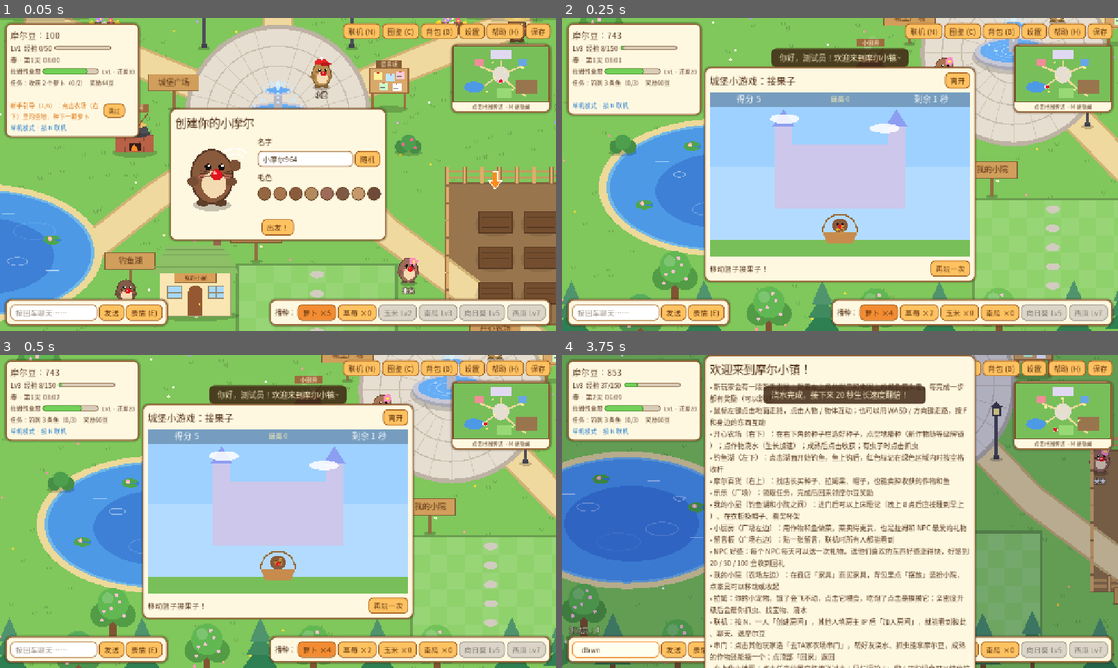
Above: before the commit, frames 1-4 (two rows, left to right).
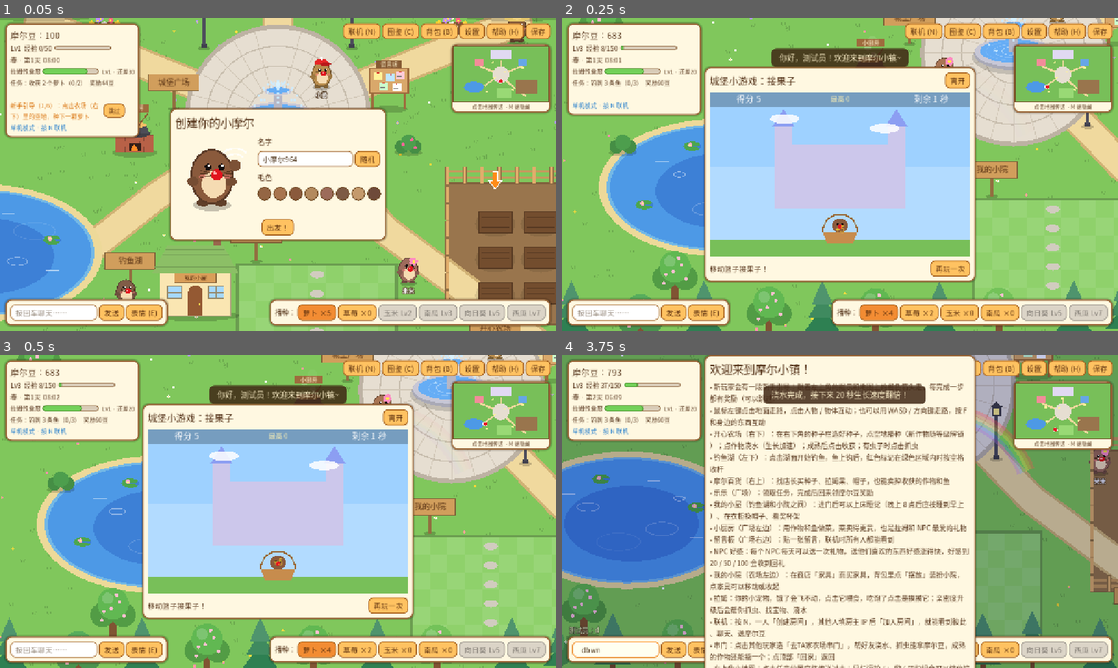
Above: after the commit, the same moments.

Repository: wangchaozhi/mole-town
Game: Godot game, scene res://tests/smoke_test.tscn
The game is run twice, just before and just after one commit, with the same random seed, the same clock (stepped at 60 frames per second) and the same inputs. This scene is started directly instead of the project's main scene.
Inputs (mouse positions are in pixels of both pictures, inside the frame that each line leads up to):
- Up to frame 1 (0.05 s): no input
- Up to frame 2 (0.25 s): no input
- Up to frame 3 (0.5 s): no input
- Up to frame 4 (3.75 s): click "保存" at 0.5 s; tap Enter at 1.25, 1.35 s; move the mouse to (1062, 411) at 1.27 s; hold D 1.28-2.03 s; click (1062, 411) at 1.42 s; tap Space at 1.52, 1.82, 2.27, 2.57 s; move the mouse to (728, 527) at 2.02 s; hold S 2.03-2.78 s; tap Keypad Enter at 2.1 s; move the mouse to (895, 442) at 2.77 s; hold D 2.78-3.53 s; tap B at 2.85 s; move the mouse to (812, 574) at 3.52 s; hold W from 3.53 s (still down); tap N at 3.6 s; click (812, 574) at 3.67 s

Frame 1 is identical in both runs. In frame 2, less than 0.1% of the frame differs, in the area x 8-10%, y 4-7%; in frame 3, less than 0.1%; in frame 4, 0.6%, in the area x 8-85%, y 4-39%.

Commit message:
新增拉姆饰品和雨后彩虹
- 拉姆饰品：蝴蝶结、小眼镜、小围巾，在摩尔百货「拉姆用品」购买，再点一次可以摘下
- 小屋衣柜新增「给拉姆换饰品」；饰品随存档保存并联机同步，好友的拉姆也会戴着
- 雨停后（白天、非冬季）天空淡入一道彩虹，25 秒后淡出，屋里看不到
- 冒烟测试加入饰品检查

Co-Authored-By: Claude Opus 5.5 <noreply@anthropic.com>

Diff:
--- a/scripts/game_state.gd
+++ b/scripts/game_state.gd
@@ -265,7 +265,7 @@
 	get_tree().call_group("plots", "store_state")
 	var data := {
 		"beans": beans, "inventory": inventory, "selected_seed": selected_seed,
-		"hat": hat, "owned_hats": owned_hats, "lahm_hunger": lahm_hunger, "lahm_exp": lahm_exp, "player_exp": player_exp, "player_level": player_level, "lahm_level": lahm_level,
+		"hat": hat, "owned_hats": owned_hats, "lahm_acc": lahm_acc, "owned_lahm_accs": owned_lahm_accs, "lahm_hunger": lahm_hunger, "lahm_exp": lahm_exp, "player_exp": player_exp, "player_level": player_level, "lahm_level": lahm_level,
 		"day": day, "minutes": minutes, "quest": quest, "quests_done": quests_done, "help_today": help_today, "tutorial_step" …(342 unchanged characters)…
 		"player_name": player_name, "body_color": body_color,
 		"plots": plots, "home": home, "board": board, "npc_affinity": npc_affinity, "npc_gift_day": npc_gift_day, "saved_at": Time.get_unix_time_from_system(),
@@ -292,6 +292,10 @@
 	selected_seed = str(data.get("selected_seed", "carrot"))
 	hat = str(data.get("hat", "none"))
 	owned_hats = data.get("owned_hats", ["none"])
+	lahm_acc = str(data.get("lahm_acc", "none"))
+	owned_lahm_accs = data.get("owned_lahm_accs", ["none"])
+	if not LAHM_ACCS.has(lahm_acc):
+		lahm_acc = "none"
 	lahm_hunger = float(data.get("lahm_hunger", 80.0))
 	lahm_exp = int(data.get("lahm_exp", 0))
 	player_exp = int(data.get("player_exp", 0))
@@ -450,6 +454,8 @@
 	selected_seed = "carrot"
 	hat = "none"
 	owned_hats = ["none"]
+	lahm_acc = "none"
+	owned_lahm_accs = ["none"]
 	lahm_hunger = 80.0
 	lahm_exp = 0
 	lahm_level = 1
@@ -1018,3 +1024,24 @@
 func skip_tutorial() -> void:
 	tutorial_step = -1
 	tutorial_changed.emit()
+
+
+# ---------- 拉姆饰品 ----------
+
+const LAHM_ACCS := {
+	"none": {"name": "不戴饰品", "price": 0},
+	"bow": {"name": "蝴蝶结", "price": 60},
+	"glasses": {"name": "小眼镜", "price": 90},
+	"scarf": {"name": "小围巾", "price": 120},
+}
+
+signal lahm_acc_changed
+
+var lahm_acc := "none"
+var owned_lahm_accs: Array = ["none"]
+
+
+func set_lahm_acc(id: String) -> void:
+	lahm_acc = id
+	lahm_acc_changed.emit()
+	Net.send_info()
--- a/scripts/lahm.gd
+++ b/scripts/lahm.gd
@@ -12,6 +12,7 @@
 var name_label: Label
 var is_remote := false  # 其他玩家的拉姆：只跟随、不能喂
 var level := 1  # 远程拉姆的等级由网络同步；自己的拉姆读 GameState
+var acc := "none"  # 远程拉姆的饰品；自己的拉姆读 GameState.lahm_acc
 var pet_cooldown := 0.0
 var task_plot = null  # 正在去帮忙的农田
 var task_kind := ""
@@ -235,7 +236,30 @@
 		var b := c + Vector2(6 * facing, -r + 2)
 		draw_colored_polygon(PackedVector2Array([b + Vector2(-8, 1), b + Vector2(8, 1), b + Vector2(9, -9),
 			b + Vector2(4, -4), b + Vector2(0, -11), b + Vector2(-4, -4), b + Vector2(-9, -9)]), Color(1, 0.82, 0.15))
+	_draw_acc(c, r, ex)
 	if hungry and fmod(t, 2.0) < 1.3:
 		D.text(self, c + Vector2(0, -48), "饿…", 16, Color(0.6, 0.2, 0.3))
 	for h in hearts:
 		D.heart(self, h[0], 6.0, Color(1, 0.3, 0.45, clampf(h[1], 0.0, 1.0)))
+
+
+func _draw_acc(c: Vector2, r: float, ex: float) -> void:
+	match acc if is_remote else GameState.lahm_acc:
+		"bow":
+			var b := c + Vector2(r * 0.55, -r * 0.75)
+			draw_colored_polygon(PackedVector2Array([b, b + Vector2(-10, -7), b + Vector2(-10, 7)]), Color(0.95, 0.25, 0.45))
+			draw_colored_polygon(PackedVector2Array([b, b + Vector2(10, -7), b + Vector2(10, 7)]), Color(0.95, 0.25, 0.45))
+			draw_circle(b, 3.0, Color(1, 0.5, 0.65))
+		"glasses":
+			var col := Color(0.2, 0.15, 0.2)
+			for sx in [-6.0, 6.0]:
+				draw_arc(c + Vector2(sx + ex, -3), 6.0, 0.0, TAU, 14, col, 1.5)
+			draw_line(c + Vector2(-1 + ex, -3), c + Vector2(1 + ex, -3), col, 1.5)
+		"scarf":
+			var s := Color(0.3, 0.55, 0.95)
+			var band := PackedVector2Array()
+			for i in 9:
+				var a := PI * 0.15 + PI * 0.7 * i / 8.0
+				band.append(c + Vector2(cos(a) * (r + 1), sin(a) * (r * 0.45) + r * 0.35))
+			draw_polyline(band, s, 6.0)
+			draw_colored_polygon(PackedVector2Array([c + Vector2(-r * 0.4, r * 0.7), c + Vector2(-r * 0.1, r * 0.75), c + Vector2(-r * 0.3, r * 1.35), c + Vector2(-r * 0.6, r * 1.3)]), s.darkened(0.15))
--- a/scripts/main.gd
+++ b/scripts/main.gd
@@ -264,6 +264,7 @@
 		remotes[id].apply_info(info)
 		if is_instance_valid(remotes[id].lahm):
 			remotes[id].lahm.level = int(info["lahm"])
+			remotes[id].lahm.acc = str(info["lacc"])
 	for id in remotes.keys():
 		if not Net.players.has(id) or id == me:
 			if Net.players.size() > 0:
@@ -693,6 +694,7 @@
 			var opts: Array = []
 			for h in GameState.owned_hats:
 				opts.append([GameState.HATS[h]["name"], _wear_hat.bind(h)])
+			opts.append(["给拉姆换饰品", _lahm_wardrobe])
 			opts.append(["关上衣柜", ui._noop])
 			ui.show_dialog("衣柜", "今天戴哪顶帽子？（新帽子可以在摩尔百货买）", opts)
 		"shelf":
@@ -732,3 +734,11 @@
 		GameState.input_locked = false
 		GameState.toast.emit("睡了个好觉！现在是早上 6 点")
 		Sfx.play("happy"))
+
+
+func _lahm_wardrobe() -> void:
+	var opts: Array = []
+	for a in GameState.owned_lahm_accs:
+		opts.append([GameState.LAHM_ACCS[a]["name"], GameState.set_lahm_acc.bind(a)])
+	opts.append(["算了", ui._noop])
+	ui.show_dialog("拉姆的饰品", "给拉姆戴什么呢？（新饰品在摩尔百货「拉姆用品」里买）", opts)
--- a/scripts/net.gd
+++ b/scripts/net.gd
@@ -45,7 +45,7 @@
 
 
 func my_info() -> Dictionary:
-	return {"name": GameState.player_name, "hat": GameState.hat, "color": GameState.body_color, "lahm": GameState.lahm_level, "level": GameState.player_level}
+	return {"name": GameState.player_name, "hat": GameState.hat, "color": GameState.body_color, "lahm": GameState.lahm_level, "level": GameState.player_level, "lacc": GameState.lahm_acc}
 
 
 func player_name(id: int) -> String:
@@ -137,6 +137,7 @@
 		"color": c if Color.html_is_valid(c) else "946644",
 		"lahm": clampi(int(info.get("lahm", 1)), 1, 5),
 		"level": clampi(int(info.get("level", 1)), 1, 10),
+		"lacc": str(info.get("lacc", "none")) if GameState.LAHM_ACCS.has(str(info.get("lacc", "none"))) else "none",
 	}
 
 
--- a/scripts/rain.gd
+++ b/scripts/rain.gd
@@ -5,6 +5,9 @@
 var drops: Array = []  # [位置, 速度, 长度]
 var splashes: Array = []  # [位置, 剩余时间]
 var canvas: Node2D
+var rainbow_t := 0.0  # 雨停后彩虹剩余显示时间
+var was_raining := false
+var rainbow: Node2D
 
 
 func _ready() -> void:
@@ -12,6 +15,10 @@
 	canvas = Node2D.new()
 	canvas.draw.connect(_draw_rain)
 	add_child(canvas)
+	rainbow = Node2D.new()
+	rainbow.draw.connect(_draw_rainbow)
+	add_child(rainbow)
+	move_child(rainbow, 0)
 	for i in 160:
 		drops.append(_new_drop(true))
 
@@ -23,6 +30,7 @@
 
 
 func _process(delta: float) -> void:
+	_update_rainbow(delta)
 	var cs = get_tree().current_scene
 	var indoors: bool = cs != null and cs.get("inside") == true
 	amount = move_toward(amount, 1.0 if GameState.raining and not indoors else 0.0, delta * (3.0 if indoors else 0.5))
@@ -64,3 +72,36 @@
 		var k: float = s[1] / 0.35
 		var c: Vector2 = s[0]
 		canvas.draw_arc(c, 6.0 * (1.6 - k), PI, TAU, 8, Color(0.85, 0.92, 1.0, 0.6 * k * amount), 1.2)
+
+
+# ---------- 雨后彩虹 ----------
+
+const RAINBOW_TIME := 25.0
+const RAINBOW_COLORS := [Color(1, 0.3, 0.3), Color(1, 0.6, 0.2), Color(1, 0.9, 0.3), Color(0.4, 0.85, 0.4), Color(0.35, 0.6, 1), Color(0.6, 0.4, 0.9)]
+
+
+func _update_rainbow(delta: float) -> void:
+	if was_raining and not GameState.raining and GameState.season() != 3 and not GameState.is_night():
+		rainbow_t = RAINBOW_TIME
+	was_raining = GameState.raining
+	var cs = get_tree().current_scene
+	var indoors: bool = cs != null and cs.get("inside") == true
+	if rainbow_t > 0.0:
+		rainbow_t -= delta
+		rainbow.visible = not indoors
+		rainbow.queue_redraw()
+	elif rainbow.visible:
+		rainbow.visible = false
+
+
+func _draw_rainbow() -> void:
+	# 淡入 3 秒、淡出 5 秒
+	var a := clampf((RAINBOW_TIME - rainbow_t) / 3.0, 0.0, 1.0) * clampf(rainbow_t / 5.0, 0.0, 1.0) * 0.3
+	if a <= 0.0:
+		return
+	var vs := get_viewport().get_visible_rect().size
+	var c := Vector2(vs.x * 0.68, vs.y * 0.48)
+	for i in RAINBOW_COLORS.size():
+		var col: Color = RAINBOW_COLORS[i]
+		col.a = a
+		rainbow.draw_arc(c, 230.0 - i * 7.0, PI * 1.12, PI * 1.88, 48, col, 7.0)
--- a/scripts/ui_shop.gd
+++ b/scripts/ui_shop.gd
@@ -135,6 +135,18 @@
 			var fp := GameState.LAHM_FRUIT_PRICE
 			_row("拉姆果   %d豆\n拉姆最爱吃的果子，恢复40点饱食度（你有 %d 个）" % [fp, GameState.count("lahm_fruit")],
 				[["买1个", buy.bind("lahm_fruit", fp, 1)], ["买5个", buy.bind("lahm_fruit", fp, 5)]])
+			for aid in GameState.LAHM_ACCS:
+				if aid == "none":
+					continue
+				var a: Dictionary = GameState.LAHM_ACCS[aid]
+				var owned: bool = aid in GameState.owned_lahm_accs
+				var text := "拉姆的%s%s" % [a["name"], "" if owned else "   %d豆" % int(a["price"])]
+				if GameState.lahm_acc == aid:
+					_row(text, [["摘下", lahm_acc.bind("none")]])
+				elif owned:
+					_row(text, [["戴上", lahm_acc.bind(aid)]])
+				else:
+					_row(text, [["购买并戴上", lahm_acc.bind(aid)]])
 
 
 func buy(id: String, price: int, n: int) -> void:
@@ -170,3 +182,16 @@
 	GameState.hat = id
 	GameState.hat_changed.emit()
 	populate()
+
+
+## 给拉姆买 / 换饰品（再点一次「佩戴中」就摘下来）
+func lahm_acc(id: String) -> void:
+	if not id in GameState.owned_lahm_accs:
+		var price: int = GameState.LAHM_ACCS[id]["price"]
+		if not GameState.spend_beans(price):
+			ui.show_toast("摩尔豆不够啦！")
+			return
+		GameState.owned_lahm_accs.append(id)
+		ui.show_toast("给拉姆买了%s！" % GameState.LAHM_ACCS[id]["name"])
+	GameState.set_lahm_acc(id)
+	populate()
--- a/tests/smoke_test.gd
+++ b/tests/smoke_test.gd
@@ -131,6 +131,10 @@
 	lahm.interact(p)
 	check(GameState.lahm_hunger > 30.0 and GameState.lahm_exp > exp0, "喂拉姆加饱食度和亲密度")
 
+	ui.shop.lahm_acc("bow")
+	check(GameState.lahm_acc == "bow" and "bow" in GameState.owned_lahm_accs, "给拉姆买蝴蝶结并戴上")
+	GameState.set_lahm_acc("none")
+
 	print("[任务]")
 	GameState.quest = {"kind": "harvest", "item": "carrot", "need": 1, "have": 0, "reward": 30}
 	GameState.report("harvest", "carrot")
Not shown, changed: README.md
Not shown, changed: ROADMAP.md
